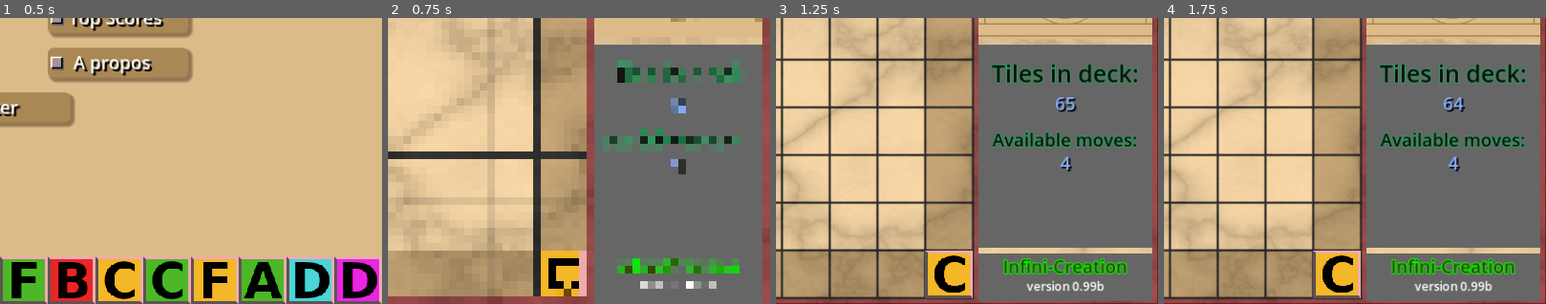
Above: before the commit, frames 1-4 (left to right).
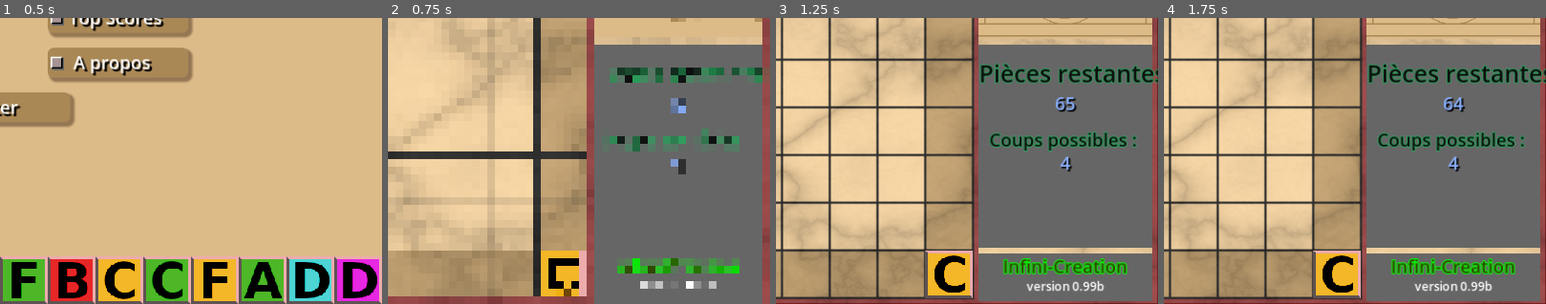
Above: after the commit, the same moments.

Repository: Infini-Creation/Ishid-O-Matic_Reborn
Game: Godot game, scene res://Scenes/the_origin.tscn
The game is run twice, just before and just after one commit, with the same random seed, the same clock (stepped at 60 frames per second) and the same inputs.
Inputs (mouse positions are % of the whole screen's width and height, from its top left):
- Up to frame 1 (0.5 s): no input
- Up to frame 2 (0.75 s): click (35, 34) at 0.52 s
- Up to frame 3 (1.25 s): no input
- Up to frame 4 (1.75 s): tap Enter at 1.25 s; move the mouse to (72, 45) at 1.27 s; hold H (Highlight_Mode) from 1.28 s (still down); click (72, 45) at 1.42 s
The pictures show only the part of the screen within x 50-100%, y 50-100%; the shares and areas given below are measured in that part.

Frame 1 is identical in both runs. In frame 2, 2.6% of the frame differs, in the area x 58-98%, y 14-47%; in frame 3, 3.2%, in the area x 53-100%, y 16-47%; in frame 4, 3.2%.
Error in both runs: Invalid assignment of property or key 'numberOfPlayers' with value of type 'int' on a base object of type 'null instance'. (res://Scripts/Game.gd:106)

Commit message:
some scenes updated for translation
-replace strings by translation keys
-adjust some items' size

Diff:
--- a/project/Scenes/SettingsMenu/Controls.tscn
+++ b/project/Scenes/SettingsMenu/Controls.tscn
@@ -89,11 +89,13 @@
 
 [node name="settings_player1_name" parent="ButtonsGroup/Music Row" instance=ExtResource("6_i2aij")]
 layout_mode = 2
+labelPlayerIdx = "SETTINGSPLAYERNAME1"
 
 [node name="PlayerHint" type="PanelContainer" parent="ButtonsGroup/Music Row"]
 visible = false
 custom_minimum_size = Vector2(234, 0)
 layout_mode = 2
+size_flags_horizontal = 4
 theme_override_styles/panel = SubResource("StyleBoxFlat_ncd48")
 
 [node name="Label" type="Label" parent="ButtonsGroup/Music Row/PlayerHint"]
@@ -101,7 +103,7 @@
 size_flags_horizontal = 4
 theme = ExtResource("1_plfsj")
 theme_override_colors/font_color = Color(1, 1, 1, 0.392157)
-text = "Press Enter to submit change !"
+text = "SETTINGSSUBMITCHANGES"
 horizontal_alignment = 1
 vertical_alignment = 1
 max_lines_visible = 1
@@ -124,7 +126,7 @@
 
 [node name="settings_player2_name" parent="ButtonsGroup/Sound Row" instance=ExtResource("6_i2aij")]
 layout_mode = 2
-labelPlayerIdx = "Player Two"
+labelPlayerIdx = "SETTINGSPLAYERNAME2"
 defaultPlayerName = "Player2"
 
 [node name="PlayerHint2" type="PanelContainer" parent="ButtonsGroup/Sound Row"]
@@ -138,7 +140,7 @@
 size_flags_horizontal = 4
 theme = ExtResource("1_plfsj")
 theme_override_colors/font_color = Color(1, 1, 1, 0.392157)
-text = "Press Enter to submit change !"
+text = "SETTINGSSUBMITCHANGES"
 horizontal_alignment = 1
 vertical_alignment = 1
 max_lines_visible = 1
@@ -157,7 +159,7 @@
 layout_mode = 2
 
 [node name="Separator CR" type="ColorRect" parent="ButtonsGroup/Hints-Language Row"]
-custom_minimum_size = Vector2(128, 30)
+custom_minimum_size = Vector2(110, 30)
 layout_mode = 2
 color = Color(1, 1, 1, 0)
 
--- a/project/Scenes/SettingsMenu/settings_highlight_mode.tscn
+++ b/project/Scenes/SettingsMenu/settings_highlight_mode.tscn
@@ -56,9 +56,11 @@
 custom_minimum_size = Vector2(120, 0)
 layout_mode = 2
 theme_override_fonts/font = SubResource("SystemFont_tuk2c")
-theme_override_font_sizes/font_size = 20
+theme_override_font_sizes/font_size = 18
 text = "---------"
 horizontal_alignment = 1
+clip_text = true
+text_overrun_behavior = 1
 max_lines_visible = 1
 
 [connection signal="value_changed" from="HBoxContainer/HSlider" to="." method="_on_h_slider_value_changed"]
--- a/project/Scenes/SettingsMenu/settings_player_name.tscn
+++ b/project/Scenes/SettingsMenu/settings_player_name.tscn
@@ -24,7 +24,7 @@
 [node name="Label" type="Label" parent="PanelContainer/HBoxContainer"]
 custom_minimum_size = Vector2(100, 20)
 layout_mode = 2
-text = "SETTINGSPLAYERNAME"
+text = "DUMMYPNAME"
 
 [node name="LineEdit" type="LineEdit" parent="PanelContainer/HBoxContainer"]
 custom_minimum_size = Vector2(100, 40)
--- a/project/Scenes/deck_display.tscn
+++ b/project/Scenes/deck_display.tscn
@@ -74,7 +74,7 @@
 theme_override_constants/outline_size = 4
 theme_override_fonts/font = SubResource("SystemFont_b48kx")
 theme_override_font_sizes/font_size = 32
-text = "Tiles in deck:"
+text = "DDTILESINDECK"
 horizontal_alignment = 1
 
 [node name="AvailDeckTiles" type="Label" parent="MarginContainer/VBoxContainer/AvailDeckTiles_Background"]
@@ -105,7 +105,7 @@
 theme_override_constants/outline_size = 4
 theme_override_fonts/font = SubResource("SystemFont_b48kx")
 theme_override_font_sizes/font_size = 24
-text = "Available moves:"
+text = "DDAVAILMOVES"
 horizontal_alignment = 1
 
 [node name="AvailMovesCounter" type="Label" parent="MarginContainer/VBoxContainer/AvailDeckTiles_Background"]
--- a/project/Scenes/player_score_panel.tscn
+++ b/project/Scenes/player_score_panel.tscn
@@ -51,7 +51,7 @@
 theme_override_constants/shadow_outline_size = 9
 theme_override_fonts/font = SubResource("SystemFont_ftk0s")
 theme_override_font_sizes/font_size = 36
-text = "Player ---"
+text = "GAMEPANELPLAYER"
 max_lines_visible = 1
 
 [node name="ColorRect" type="ColorRect" parent="Background/VBoxContainer"]
